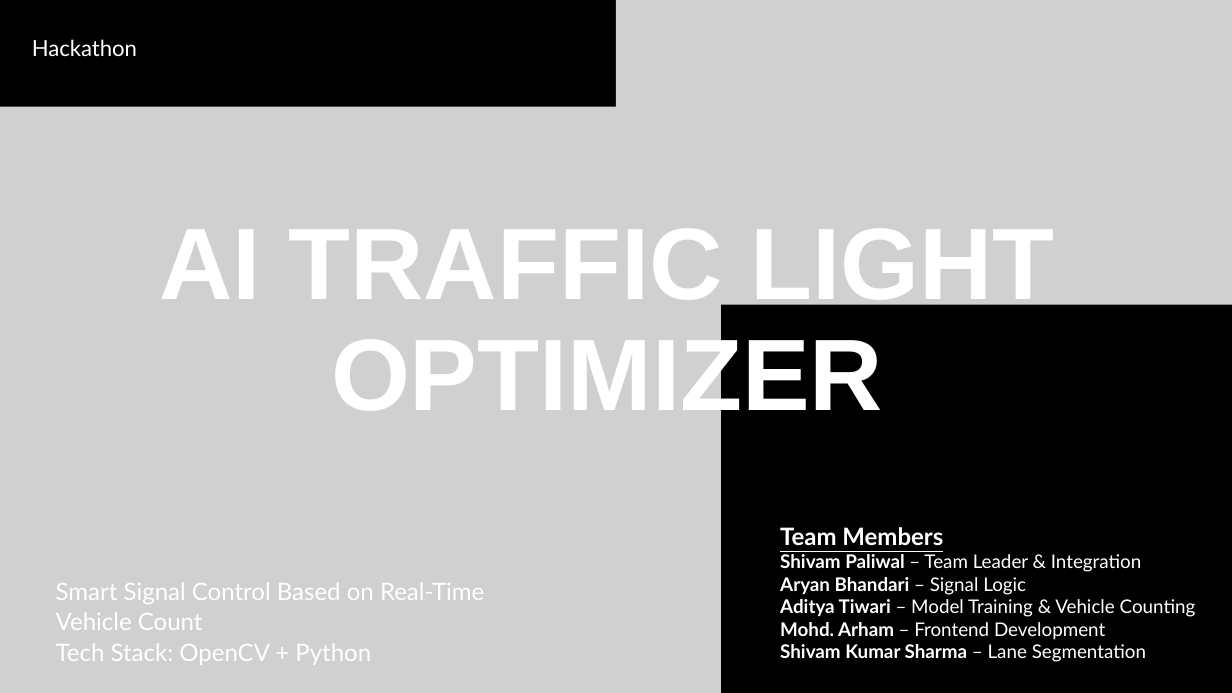
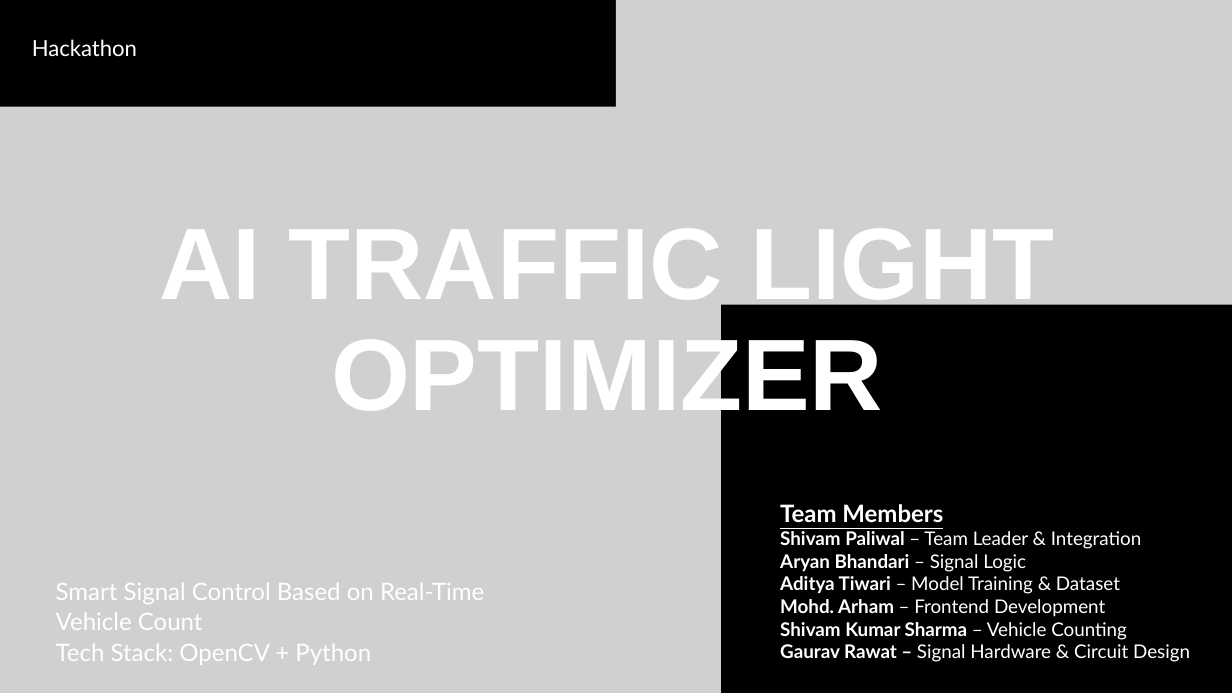
Before and after one commit to Shivam-3004/ai-traffic-optimizer, a slide deck: slide 1 of docs/presentation/AI Traffic Light Optimizer.pptx. Drawn at 1232x693 pixels with LibreOffice and Linux fonts; fonts in the diff are those of the drawing; grey boxes stand for pictures. Boxes give left, top, right and bottom in pixels: in the first picture for what was removed or moved away, otherwise in the second. Text is boxed around its words. In the diff, an @@ line names an element or a change of style, - is before the commit and + after.

```diff
--- a/docs/presentation/AI Traffic Light Optimizer.pptx
+++ b/docs/presentation/AI Traffic Light Optimizer.pptx
@@ text "Team Members": place and size @@
-text "Team Members" at box(780, 527, 1196, 662)
+text "Team Members" at box(780, 504, 1190, 662)
@@ text at box(780, 576, 1120, 594): text changed @@
-Aditya Tiwari – Model Training & Vehicle Counting
+Aditya Tiwari – Model Training & Dataset
@@ text at box(780, 622, 1190, 662): text changed; bold off @@
-Shivam Kumar Sharma – Lane Segmentation
+Shivam Kumar Sharma – Vehicle Counting
+Gaurav Rawat – Signal Hardware & Circuit Design
```
Also in this commit, not shown: 2 other slides changed, 1 slide added, 3 other files.
